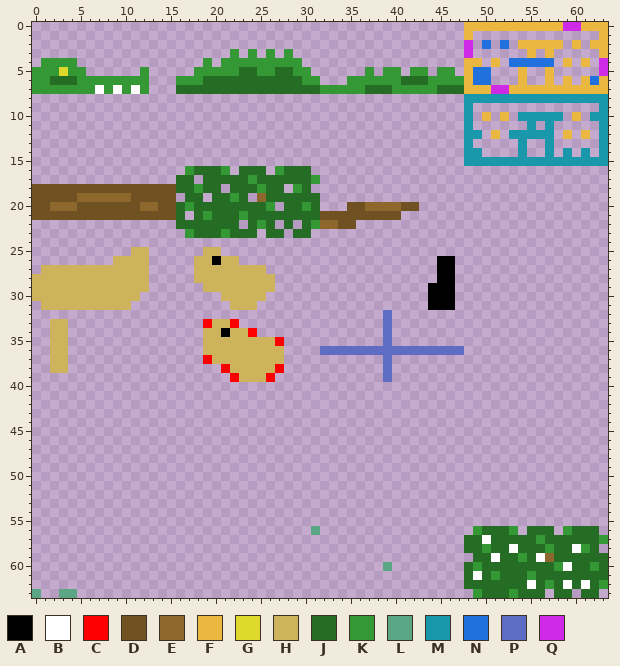
A pixel-art sprite gets an edit: Assets/Resources/Textures/textureatlas.png. The picture above was drawn from the file before the commit.
The file is 64x64 pixels. Colours within 5 levels of each other are drawn and written as one.
Palette (. is transparent): A #000000  B #ffffff  C #fc0000  D #6f5122  E #8d672b  F #eab841  G #ded82c  H #cdb45c  J #256c25  K #349834  L #5ba685  M #1998ab  N #2071de  P #5e6cc4  Q #cf2be7
Pixels before (only the part around the change), first column x 0:
43 .........................................
44 .........................................
45 .........................................
46 .........................................
47 .........................................
48 .........................................
49 .........................................
50 .........................................
51 .........................................
52 .........................................
53 .........................................
54 .........................................
55 .........................................
56 ...............................L.........
57 .........................................
58 .........................................
59 .........................................
60 .......................................L.
61 .........................................
62 .........................................
63 L..LL....................................
The same view after the edit:
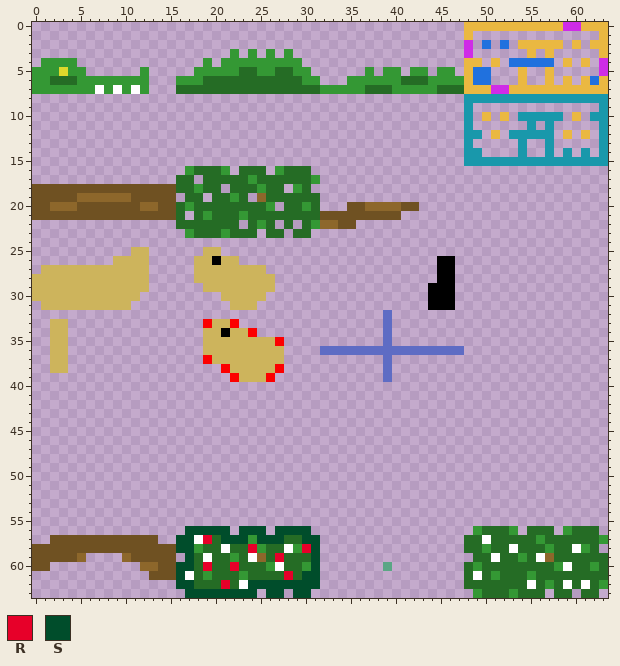
Colours new in this view: R #e70029  S #004d2b
What changed:
Changed rows in their new state; - is an unchanged pixel.
first column x 0:
56 -----------------SSSSS-SSS-SSSS.
57 --DDDDDDDDDDDD--SSBRJSSSKSSSJJSS
58 DDDDDDDDDDDDDDDDSSKJJBJJRKJJBKRS
59 DDDDDE----EDDDDD-SJBJJKJBEJRJJJS
60 DD----------EEDDSSJRJJRJJJKBJJKS
61 -------------DDDSBJKJJJKJJJJRJSS
62 ----------------SSJJJRJBSSSSSSSS
63 .--..------------SSSSSSSS-SS-SS-
Pixel boxes of the changes (left, top, right, bottom) in both pictures:
changed: (32, 526, 320, 598)
